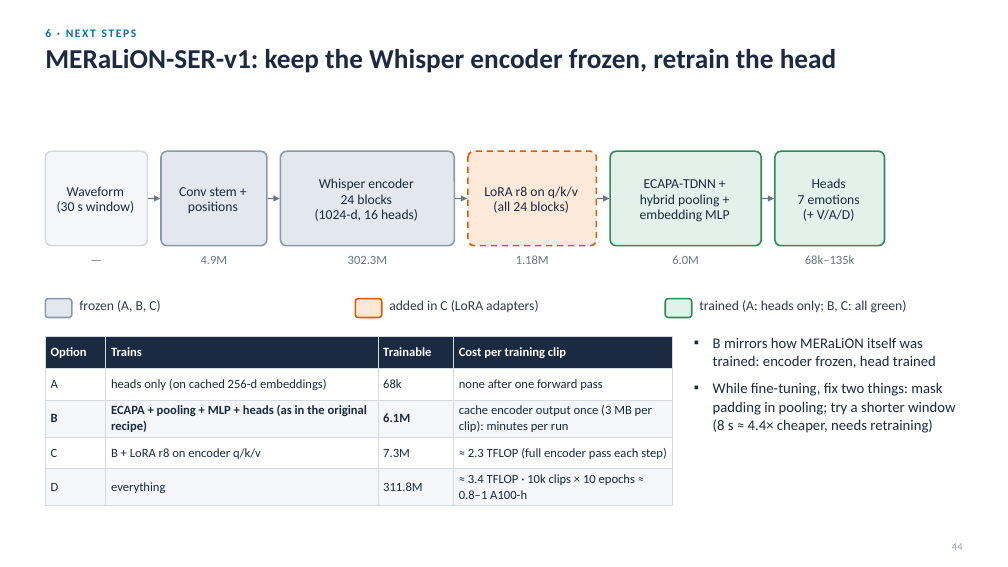
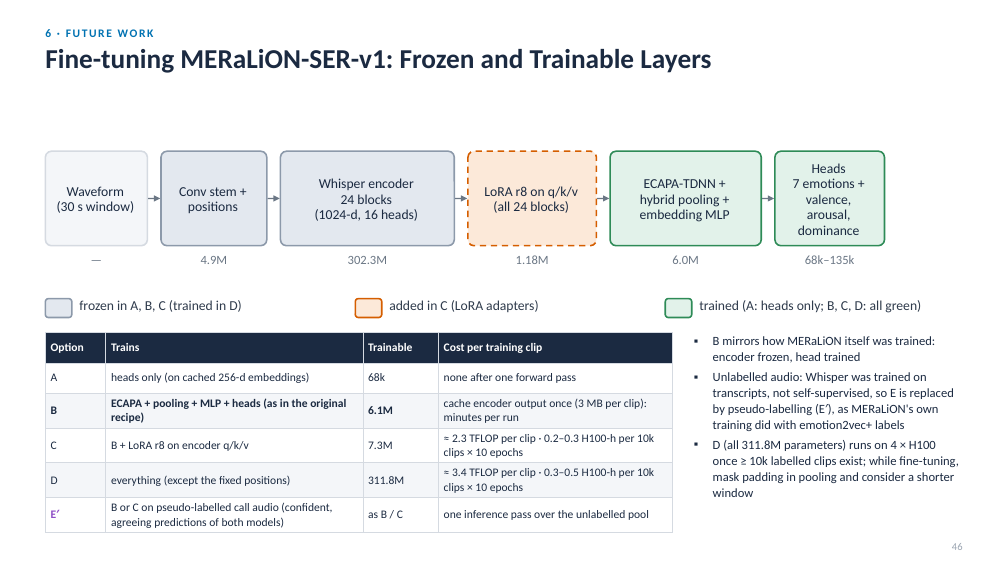
Before and after one commit to Davidlequnchen/emotion_recognition, a slide deck: slide 47 of emotion_recognition/presentation/SER_evaluation.pptx (slide 45 before the commit). Drawn at 1008x567 pixels with LibreOffice and Linux fonts; fonts in the diff are those of the drawing. Boxes give left, top, right and bottom in pixels: in the first picture for what was removed or moved away, otherwise in the second. Text is boxed around its words. In the diff, an @@ line names an element or a change of style, - is before the commit and + after.

```diff
--- a/emotion_recognition/presentation/SER_evaluation.pptx
+++ b/emotion_recognition/presentation/SER_evaluation.pptx
@@ text at [45,29,154,37]: text changed @@
-6 · NEXT STEPS
+6 · FUTURE WORK
@@ text at [45,49,711,73]: text changed @@
-MERaLiON-SER-v1: keep the Whisper encoder frozen, retrain the head
+Fine-tuning MERaLiON-SER-v1: Frozen and Trainable Layers
@@ text in rounded rectangle at [793,178,860,235]: text changed @@
-7 emotions
-(+ V/A/D)
+7 emotions + valence,
+arousal, dominance
@@ text at [79,300,242,312]: text changed @@
-frozen (A, B, C)
+frozen in A, B, C (trained in D)
@@ text at [699,300,921,313]: text changed @@
-trained (A: heads only; B, C: all green)
+trained (A: heads only; B, C, D: all green)
@@ table at [45,333,673,532] @@
-row 4: C | B + LoRA r8 on encoder q/k/v | 7.3M | ≈ 2.3 TFLOP (full encoder pass each step)
-row 5: D | everything | 311.8M | ≈ 3.4 TFLOP · 10k clips × 10 epochs ≈ 0.8–1 A100-h
+row 4: C | B + LoRA r8 on encoder q/k/v | 7.3M | ≈ 2.3 TFLOP per clip · 0.2–0.3 H100-h per 10k clips × 10 epochs
+row 5: D | everything (except the fixed positions) | 311.8M | ≈ 3.4 TFLOP per clip · 0.3–0.5 H100-h per 10k clips × 10 epochs
+row 6: E′ | B or C on pseudo-labelled call audio (confident, agreeing predictions of both models) | as B / C | one inference pass over the unlabelled pool
@@ table: place and size @@
-table at [45,337,673,503]
+table at [45,333,673,532]
@@ text at [713,336,935,363]: size 14 to 12 pt in "B mirrors how MERaLiON itself was trained: ..."; less space between paragraphs @@
@@ text at [713,372,958,497]: text changed; size 14 to 12 pt @@
-▪ While fine-tuning, fix two things: mask padding in pooling; try a shorter window (8 s ≈ 4.4× cheaper, needs retraining)
+▪ Unlabelled audio: Whisper was trained on transcripts, not self-supervised, so E is replaced by pseudo-labelling (E′), as MERaLiON's own training did with emotion2vec+ labels
+▪ D (all 311.8M parameters) runs on 4 × H100 once ≥ 10k labelled clips exist; while fine-tuning, mask padding in pooling and consider a shorter window
@@ text at [952,543,963,550]: text changed @@
-44
+46
```
Also in this commit, not shown: 46 other slides changed, 9 slides added, 5 slides removed, 42 other files.
